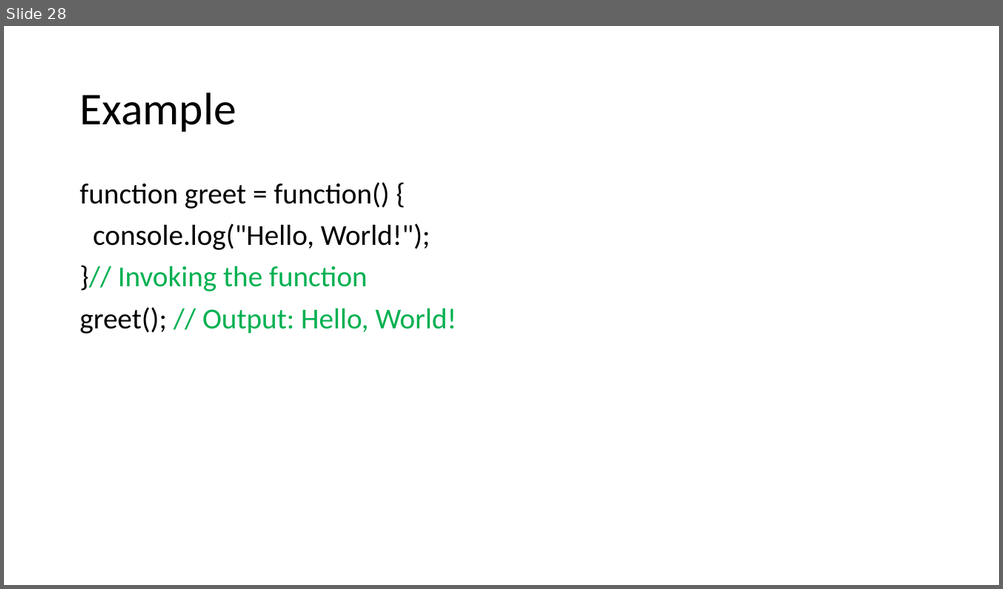
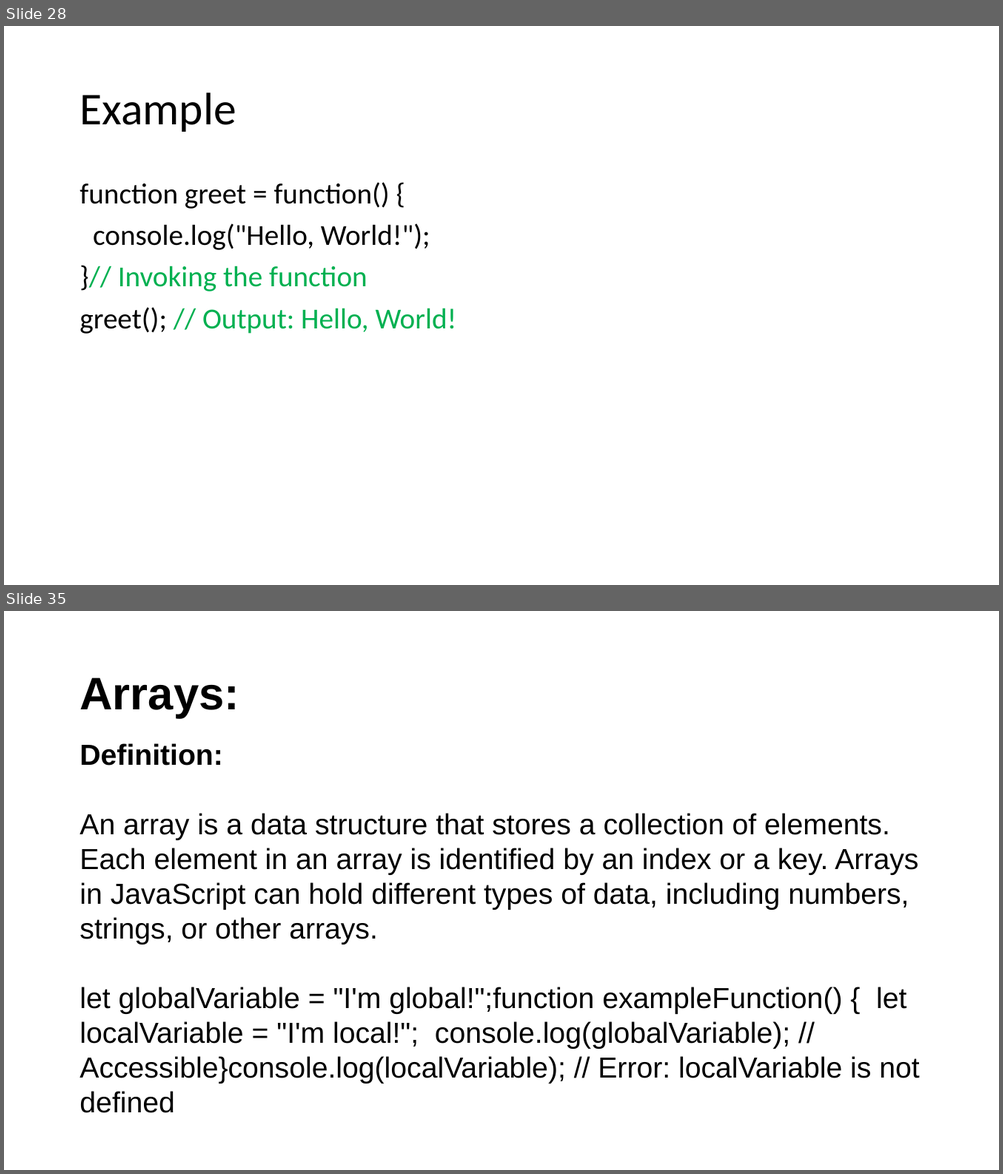
Before and after one commit to SethLK/JavaScript-Wizard-Course-for-Beginners, a slide deck: JavaScript Master Course for Beginners.pptx. Shown one above the other, each under a label of ours: slide 28 before the commit, slides 28 and 35 after it; the slides between them are not shown. The pictures are 1003x589 and 1003x1174 pixels, drawn with LibreOffice and Linux fonts; fonts in the diff are those of the drawing. Boxes give left, top, right and bottom in pixels: in the first picture for what was removed or moved away, otherwise in the second. Text is boxed around its words. In the diff, an @@ line names an element or a change of style, - is before the commit and + after.

```diff
--- a/JavaScript Master Course for Beginners.pptx
+++ b/JavaScript Master Course for Beginners.pptx
@@ slide 35 added at bbox=[4, 611, 999, 1170], background #FFFFFF @@
@@ title added at bbox=[79, 678, 239, 718], 44 pt, text #000000, bold @@
+Arrays:
@@ text added at bbox=[79, 743, 919, 1113], 28 pt, text #000000 @@
+Definition:
+An array is a data structure that stores a collection of elements. Each element in an array is identified by an index or a key. Arrays in JavaScript can hold different types of data, including numbers, strings, or other arrays.
+let globalVariable = "I'm global!";function exampleFunction() { let localVariable = "I'm local!"; console.log(globalVariable); // Accessible}console.log(localVariable); // Error: localVariable is not defined
```
Also in this commit, not shown: 3 slides changed, 12 other slides added.
